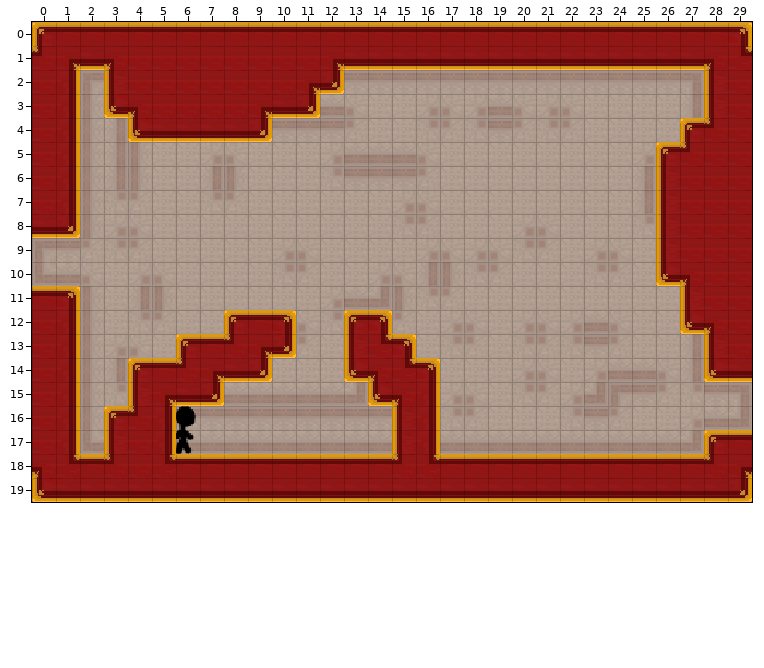
Tiled map -- Assets/maps/HubRooms/5 - Higher Class Rooms/E3 room.tmx. Above: the version before the commit.
Cells are 16x16 px. Shown: x 0..29, y 0..19.
The same view after the edit:
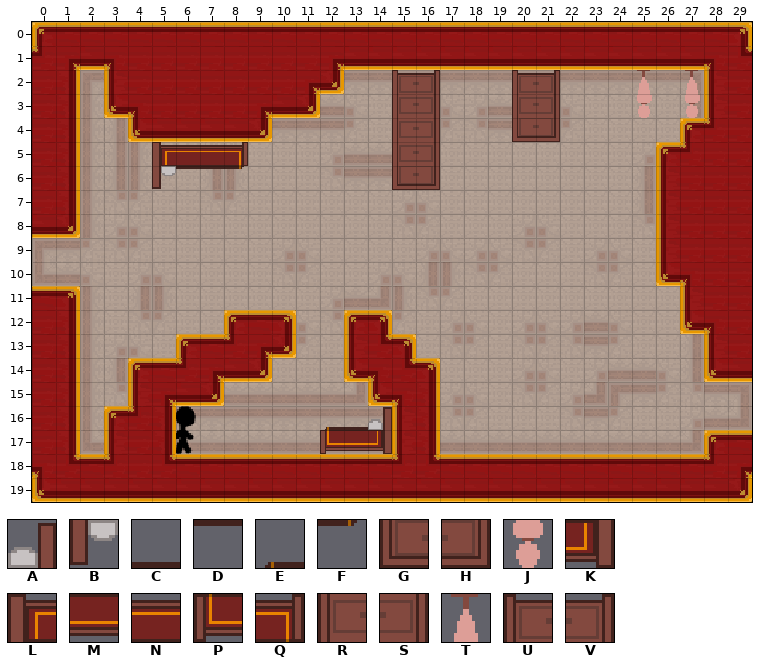
Key: from "decorative_props": A 72 flipped left-right, B 72 flipped up-down, C 73 flipped left-right, D 73 flipped up-down, E 74 flipped left-right, F 74 flipped up-down, G 75 flipped up-down, H 76 flipped up-down, J 77 flipped up-down, K 88 flipped left-right, L 88 flipped up-down, M 89 flipped left-right, N 89 flipped up-down, P 90 flipped left-right, Q 90 flipped up-down, R 91 flipped up-down, S 92 flipped up-down, T 93 flipped up-down, U 107 flipped up-down, V 108 flipped up-down.
_ is an empty cell.
The exact change:
Layer "ground":
y 2: x 15..16 __ -> UV; x 20..21 __ -> UV
y 3: x 15..16 __ -> RS; x 20..21 __ -> RS
y 4: x 15..16 __ -> RS; x 20..21 __ -> GH
y 5: x 5..8 ____ -> LNNQ; x 15..16 __ -> RS
y 6: x 5..8 ____ -> BDDF; x 15..16 __ -> GH
y 16: x 12..14 ___ -> ECA
y 17: x 12..14 ___ -> PMK
Layer "foreground":
y 2: x 25 _ -> T; x 27 _ -> T
y 3: x 25 _ -> J; x 27 _ -> J
